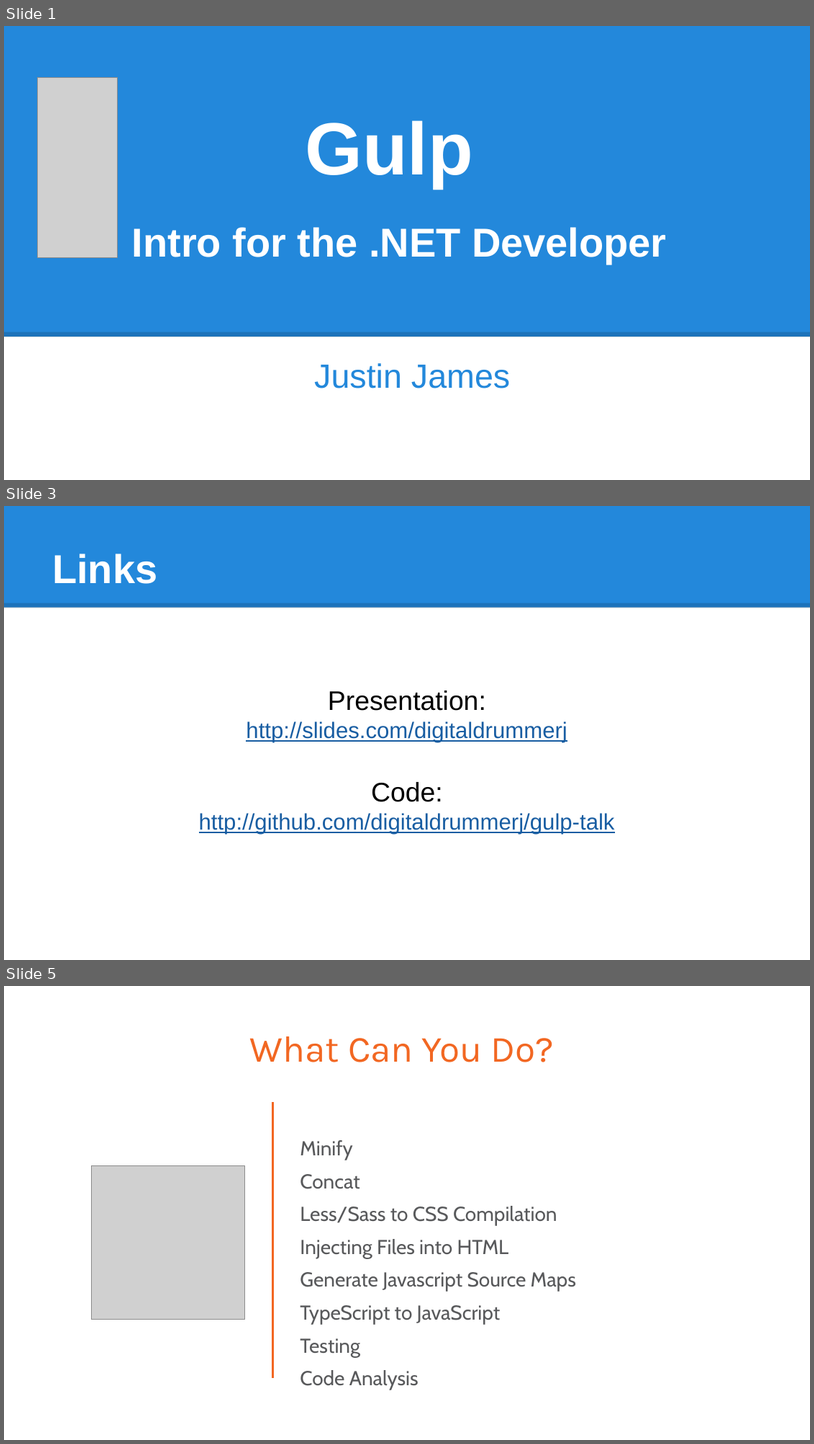
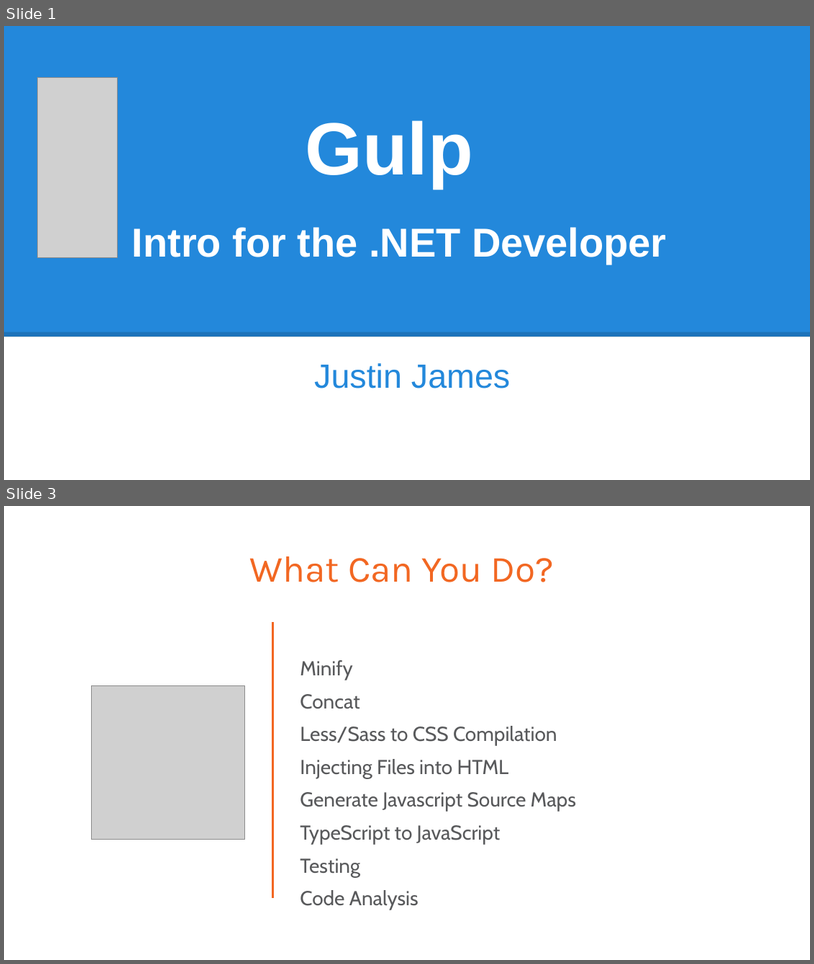
Before and after one commit to digitaldrummerj/GulpTalk, a slide deck: Gulp for DotNet Devs.pptx. Shown one above the other, each under a label of ours: slides 1, 3 and 5 before the commit, slides 1 and 3 after it; the slides between them are not shown. The pictures are 814x1444 and 814x964 pixels, drawn with LibreOffice and Linux fonts; fonts in the diff are those of the drawing; grey boxes stand for pictures. Boxes give left, top, right and bottom in pixels: in the first picture for what was removed or moved away, otherwise in the second. Text is boxed around its words. In the diff, an @@ line names an element or a change of style, - is before the commit and + after.

```diff
--- a/Gulp for DotNet Devs.pptx
+++ b/Gulp for DotNet Devs.pptx
@@ slide 3 removed at [4,506,810,960], background #FFFFFF @@
@@ rectangle removed at [4,506,810,608] @@
@@ title removed at [52,554,157,584] @@
-Links
@@ line removed from (4, 605) to (810, 605) @@
@@ text removed at [199,690,615,834] @@
-Presentation:
-http://slides.com/digitaldrummerj
-Code:
-http://github.com/digitaldrummerj/gulp-talk
@@ what was slide 5 is now slide 3 @@
```
Also in this commit, not shown: 1 slide changed, 2 slides added, 2 other slides removed.
